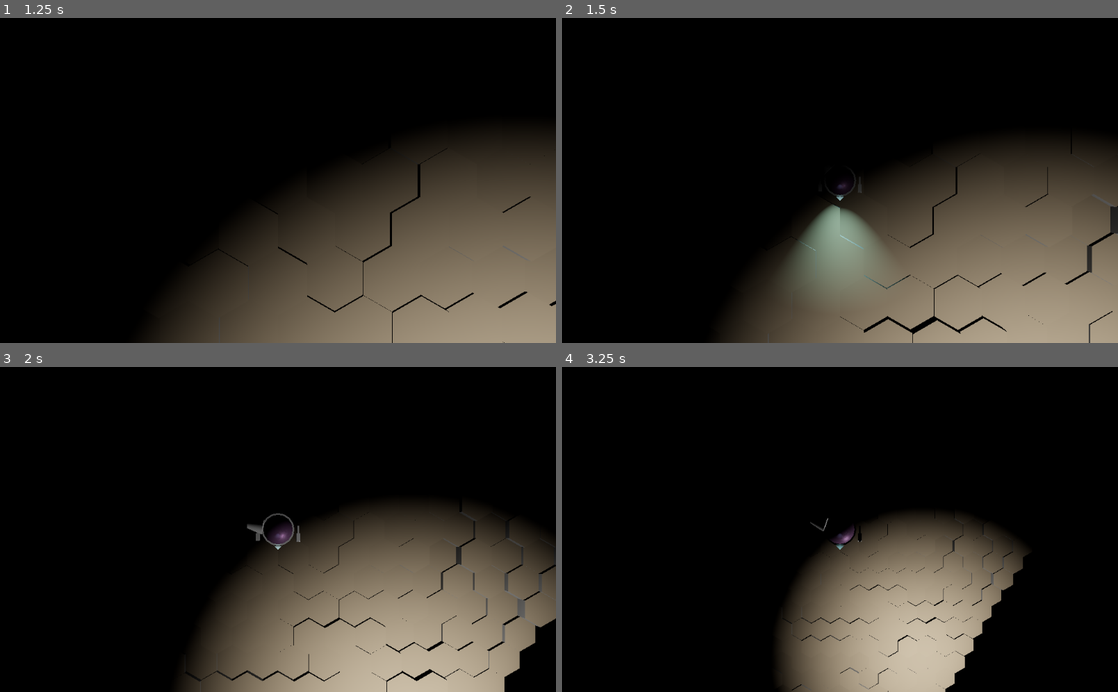
Above: before the commit, frames 1-4 (two rows, left to right).
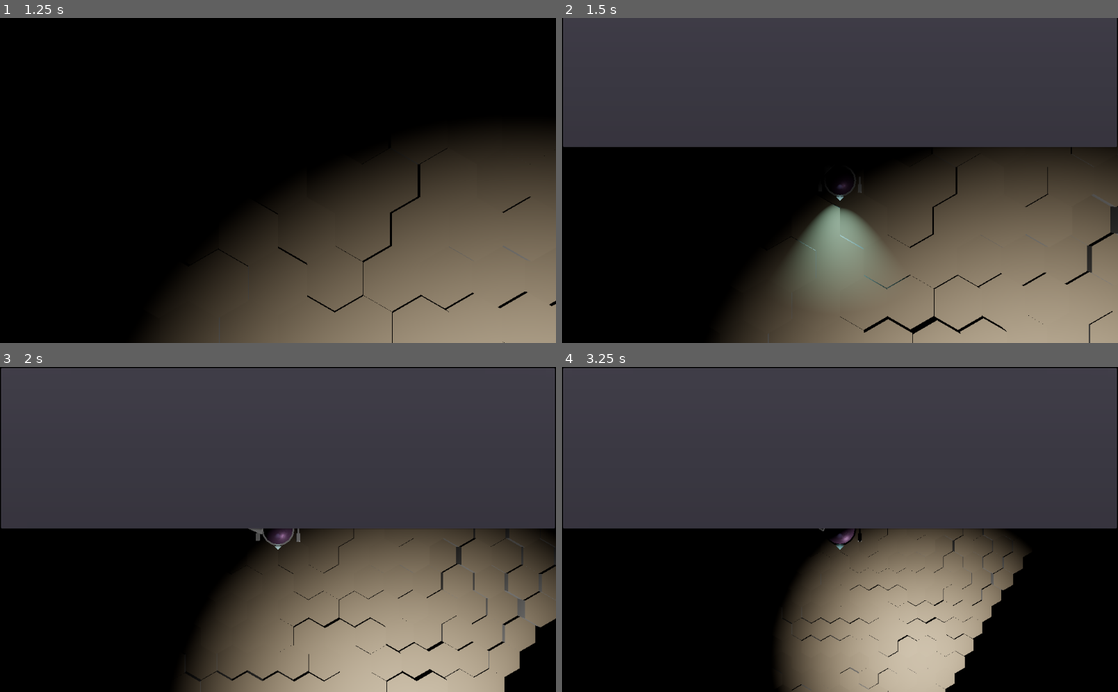
Above: after the commit, the same moments.

Repository: ObsidianBlk/Twin-Sticky
Game: Godot game, scene res://World.tscn
Two runs of this game, one before a commit and one after it. Both use one fixed random seed, a clock stepped at 60 frames per second and the inputs below.
Inputs:
- Up to frame 1 (1.25 s): click "Local Play" at 0.5 s
- Up to frame 2 (1.5 s): tap Enter at 1.25 s; hold D (booster_right) from 1.28 s (still down); hold ` (terminal, bound only after the commit) from 1.28 s (still down)
- Up to frame 3 (2 s): keep holding D (booster_right); keep holding ` (terminal, bound only after the commit); tap Space (booster_jump) at 1.52, 1.55, 1.82 s
- Up to frame 4 (3.25 s): release D (booster_right) at 2.03 s; release ` (terminal, bound only after the commit) at 2.03 s; hold S (booster_backward) 2.03-2.78 s; tap Space (booster_jump) at 2.1, 2.27, 2.57, 3.05 s; tap ` (terminal, bound only after the commit) at 2.3 s; hold D (booster_right) from 2.78 s (still down); hold ` (terminal, bound only after the commit) from 2.78 s (still down)

Frame 1 is identical in both runs. In frame 2, 40% of the frame differs, in the area x 0-100%, y 0-40%; in frame 3, 49%; in frame 4, 49%, in the area x 0-100%, y 0-50%.

Commit message:
Major network build. Players appear to spawn properly and sync (99% ish, lol). Added Terminal to view Log output (need work).

Diff:
--- a/Game/Game.gd
+++ b/Game/Game.gd
@@ -61,6 +61,17 @@
 	return ERR_DOES_NOT_EXIST
 
 # -----------------------------------------------------------------------------
+# Remote Methods
+# -----------------------------------------------------------------------------
+remotesync func r_spawn_projectile(projectile_name : String, position : Vector3, direction : Vector3) -> void:
+	if projectile_name in PROJECTILE:
+		var projectile = PROJECTILE[projectile_name].instance()
+		projectile.direction = direction
+		add_child(projectile)
+		projectile.global_transform.origin = position
+
+
+# -----------------------------------------------------------------------------
 # Public Methods
 # -----------------------------------------------------------------------------
 func spawn_player(pid : int, remote_pid : int) -> void:
@@ -100,9 +111,10 @@
 		booster.set_network_master(remote_pid)
 		tb.add_booster(booster)
 		if get_tree().has_network_peer():
-			if pid == 1 and remote_pid == get_tree().get_network_unique_id():
-				emit_signal("local_player_2", true)
-			rpc("r_announce_local_player", pid)
+			if remote_pid == get_tree().get_network_unique_id():
+				if pid == 1:
+					emit_signal("local_player_2", true)
+				Net.announce_local_player(pid)
 		elif pid == 1:
 			emit_signal("local_player_2", true)
 
@@ -120,8 +132,12 @@
 		nodes[0].queue_free()
 
 func _on_spawn_projectile(projectile_name : String, position : Vector3, direction : Vector3, trackbot : Spatial) -> void:
-	if projectile_name in PROJECTILE:
-		var projectile = PROJECTILE[projectile_name].instance()
-		projectile.direction = direction
-		add_child(projectile)
-		projectile.global_transform.origin = position
+	if get_tree().has_network_peer():
+		rpc("r_spawn_projectile", projectile_name, position, direction)
+	else:
+		r_spawn_projectile(projectile_name, position, direction)
+#	if projectile_name in PROJECTILE:
+#		var projectile = PROJECTILE[projectile_name].instance()
+#		projectile.direction = direction
+#		add_child(projectile)
+#		projectile.global_transform.origin = position
--- a/Objects/Projectiles/PlasmaBullet/PlasmaBullet.gd
+++ b/Objects/Projectiles/PlasmaBullet/PlasmaBullet.gd
@@ -50,10 +50,13 @@
 
 
 func _physics_process(delta : float) -> void:
-	global_transform.origin += direction * (speed * delta)
-	lifetime -= delta
-	if lifetime <= 0.0:
-		_Die()
+	if is_network_master():
+		global_transform.origin += direction * (speed * delta)
+		lifetime -= delta
+		if lifetime <= 0.0:
+			_Die()
+		else:
+			rpc("r_update", global_transform.origin)
 
 
 # ------------------------------------------------------------------------------
@@ -69,6 +72,17 @@
 	area_collision_node.shape.radius *= size
 
 func _Die() -> void:
+	if is_network_master():
+		rpc("r_Die")
+	r_Die()
+
+# ------------------------------------------------------------------------------
+# Remote Methods
+# ------------------------------------------------------------------------------
+puppet func r_update(position : Vector3) -> void:
+	global_transform.origin = position
+
+puppet func r_Die() -> void:
 	var parent = get_parent()
 	if parent:
 		parent.remove_child(self)
--- a/Objects/TrackBot/Booster.gd
+++ b/Objects/TrackBot/Booster.gd
@@ -24,6 +24,8 @@
 # ------------------------------------------------------------------------------
 # Variables
 # ------------------------------------------------------------------------------
+var _networked : bool = false
+
 var _target_facing : Vector3 = Vector3.FORWARD
 var _active : bool = false
 var _tween : Tween = null
@@ -60,7 +62,10 @@
 # Override Methods
 # ------------------------------------------------------------------------------
 func _ready() -> void:
-	if local_player_id <= 0:
+	_networked = get_tree().has_network_peer()
+#	if get_tree().has_network_peer():
+#		if get_tree().get_network_unique_id() != get_network_master():
+	if not is_network_master():
 		set_process_unhandled_input(false)
 	_tween = Tween.new()
 	add_child(_tween)
@@ -103,7 +108,7 @@
 		var target_position = transform.origin + _target_facing
 		var new_transform = transform.looking_at(target_position, Vector3.UP)
 		transform = transform.interpolate_with(new_transform, deg2rad(dps) * delta)
-		_EmitFacingChanged()
+		_on_facing_complete()
 
 # ------------------------------------------------------------------------------
 # Private Methods
@@ -115,29 +120,32 @@
 	emit_signal("booster_facing_changed", transform.basis.z)
 
 # ------------------------------------------------------------------------------
-# Public Methods
-# ------------------------------------------------------------------------------
-remotesync func set_facing(facing : Vector2) -> void:
+# Remote Methods
+# ------------------------------------------------------------------------------
+remotesync func r_emit_signal(sig_name : String, args : Array) -> void:
+	var sargs : Array = [sig_name]
+	sargs.append_array(args)
+	callv("emit_signal", sargs)
+
+
+remotesync func r_set_facing(facing : Vector2) -> void:
 	var _res : int = _tween.remove_all()
 	_active = false
 	_target_facing = Vector3(facing.x, 0.0, facing.y)
 	rotation.y = Vector3.FORWARD.angle_to(_target_facing)
 	emit_signal("booster_facing_changed", transform.basis.z)
 
-func get_facing() -> Vector3:
-	return transform.basis.z
-
-remotesync func face(facing : Vector2) -> void:
+remotesync func r_face(facing : Vector2) -> void:
 	if facing.length() > 0.5:
 		facing = facing.normalized()
 	else:
 		return
 	_target_facing = Vector3(facing.x, 0.0, facing.y)
 
-remotesync func facing_degrees(angle : float) -> void:
+remotesync func r_facing_degrees(angle : float) -> void:
 	_target_facing = Vector3.FORWARD.rotated(Vector3.UP, deg2rad(angle))
 
-remotesync func boost(amount : float) -> void:
+remotesync func r_boost(amount : float) -> void:
 	amount = max(0.0, min(1.0, amount))
 	if amount < BOOST_POWER_THRESHOLD:
 		_active = false
@@ -146,8 +154,42 @@
 		_active = true
 		emit_signal("booster_ignited", strength * amount)
 
-remotesync func jump() -> void:
-	emit_signal("booster_jump", jump_strength)
+# ------------------------------------------------------------------------------
+# Public Methods
+# ------------------------------------------------------------------------------
+func set_facing(facing : Vector2) -> void:
+	if _networked:
+		rpc("r_set_facing", facing)
+	else:
+		r_set_facing(facing)
+
+
+func get_facing() -> Vector3:
+	return transform.basis.z
+
+func face(facing : Vector2) -> void:
+	if _networked:
+		rpc("r_face", facing)
+	else:
+		r_face(facing)
+
+func facing_degrees(angle : float) -> void:
+	if _networked:
+		rpc("r_facing_degrees", angle)
+	else:
+		r_facing_degrees(angle)
+
+func boost(amount : float) -> void:
+	if _networked:
+		rpc("r_boost", amount)
+	else:
+		r_boost(amount)
+
+func jump() -> void:
+	if _networked:
+		rpc("r_emit_signal", "booster_jump", [jump_strength])
+	else:
+		emit_signal("booster_jump", jump_strength)
 
 func is_boosting() -> bool:
 	return _active
@@ -160,5 +202,8 @@
 # ------------------------------------------------------------------------------
 # Handler Methods
 # ------------------------------------------------------------------------------
-remotesync func _on_facing_complete() -> void:
-	emit_signal("booster_facing_changed", transform.basis.z)
+func _on_facing_complete() -> void:
+	if _networked:
+		rpc("r_emit_signal", "booster_facing_changed", [transform.basis.z])
+	else:
+		emit_signal("booster_facing_changed", transform.basis.z)
--- a/Objects/TrackBot/TrackBot.gd
+++ b/Objects/TrackBot/TrackBot.gd
@@ -45,6 +45,9 @@
 # Override Methods
 # ------------------------------------------------------------------------------
 func _ready() -> void:
+	if not is_network_master():
+		mode = MODE_KINEMATIC
+
 	_hp = max_hp
 	if ball_node.get_surface_material_count() > 0:
 		var material : Material = ball_node.get_surface_material(0)
@@ -52,13 +55,15 @@
 			_base_color = material.get_shader_param("Color")
 
 func _physics_process(delta : float) -> void:
-	if _boost_strength > 0.0:
-		apply_central_impulse(_boost_direction * _boost_strength * delta)
-	if _boost_jump_strength > 0.0:
-		if groundcast_node.is_colliding():
-			apply_central_impulse(Vector3.UP * _boost_jump_strength)
-		_boost_jump_strength = 0.0
-	hat_node.transform.basis = Basis(transform.basis.get_rotation_quat().inverse())
+	if is_network_master():
+		if _boost_strength > 0.0:
+			apply_central_impulse(_boost_direction * _boost_strength * delta)
+		if _boost_jump_strength > 0.0:
+			if groundcast_node.is_colliding():
+				apply_central_impulse(Vector3.UP * _boost_jump_strength)
+			_boost_jump_strength = 0.0
+		hat_node.transform.basis = Basis(transform.basis.get_rotation_quat().inverse())
+		rpc("r_update", transform.origin, transform.basis)
 
 # ------------------------------------------------------------------------------
 # Private Methods
@@ -79,6 +84,14 @@
 		var material = ball_node.get_active_material(0)
 		if material is ShaderMaterial:
 			material.set_shader_param("Color", color)
+
+# ------------------------------------------------------------------------------
+# Remote Methods
+# ------------------------------------------------------------------------------
+puppet func r_update(pos : Vector3, basis : Basis) -> void:
+	transform.origin = pos
+	transform.basis = basis
+	hat_node.transform.basis = Basis(basis.get_rotation_quat().inverse())
 
 # ------------------------------------------------------------------------------
 # Public Methods
@@ -145,6 +158,7 @@
 	return _weaponmount_node.unmount_item(id)
 
 func hit(dmg : float, knockback : Vector3) -> void:
+	# TODO: Make this network aware!
 	if _hp > 0.0:
 		_hp -= dmg
 		print("HP: ", _hp)
@@ -159,6 +173,7 @@
 			apply_central_impulse(knockback)
 
 func revive() -> void:
+	# TODO: Make this network aware!
 	_hp = max_hp
 	if _weaponmount_node:
 		_weaponmount_node.lock_player_control(false)
--- a/Objects/TrackBot/WeaponMount.gd
+++ b/Objects/TrackBot/WeaponMount.gd
@@ -16,6 +16,7 @@
 # ------------------------------------------------------------------------------
 # Variables
 # ------------------------------------------------------------------------------
+var _networked : bool = false
 var _target_facing : Vector3 = Vector3.FORWARD
 var _mounted_items : Dictionary = {}
 
@@ -38,7 +39,8 @@
 # Override Methods
 # ------------------------------------------------------------------------------
 func _ready() -> void:
-	if local_player_id <= 0:
+	_networked = get_tree().has_network_peer()
+	if not is_network_master():
 		set_process_unhandled_input(false)
 
 func _unhandled_input(event : InputEvent) -> void:
@@ -79,35 +81,57 @@
 
 
 # ------------------------------------------------------------------------------
-# Private Methods
+# Romote Methods
 # ------------------------------------------------------------------------------
-
-
-
-# ------------------------------------------------------------------------------
-# Public Methods
-# ------------------------------------------------------------------------------
-remotesync func fire(id) -> void:
+remotesync func r_fire(id) -> void:
 	if id in _mounted_items:
 		if _mounted_items[id].has_method("fire"):
 			_mounted_items[id].fire()
 
-remotesync func set_facing(facing : Vector2) -> void:
+remotesync func r_set_facing(facing : Vector2) -> void:
 	_target_facing = Vector3(facing.x, 0.0, facing.y)
 	rotation.y = Vector3.FORWARD.angle_to(_target_facing)
 
-func get_facing() -> Vector3:
-	return transform.basis.z
-
-remotesync func face(facing : Vector2) -> void:
+remotesync func r_face(facing : Vector2) -> void:
 	if facing.length() > 0.5:
 		facing = facing.normalized()
 	else:
 		return
 	_target_facing = Vector3(facing.x, 0.0, facing.y)
 
-remotesync func facing_degrees(angle : float) -> void:
+remotesync func r_facing_degrees(angle : float) -> void:
 	_target_facing = Vector3.FORWARD.rotated(Vector3.UP, deg2rad(angle))
+
+# ------------------------------------------------------------------------------
+# Public Methods
+# ------------------------------------------------------------------------------
+func fire(id) -> void:
+	if _networked:
+		rpc("r_fire", id)
+	else:
+		r_fire(id)
+
+func set_facing(facing : Vector2) -> void:
+	if _networked:
+		rpc("r_set_facing", facing)
+	else:
+		r_set_facing(facing)
+
+
+func get_facing() -> Vector3:
+	return transform.basis.z
+
+func face(facing : Vector2) -> void:
+	if _networked:
+		rpc("r_face", facing)
+	else:
+		r_face(facing)
+
+func facing_degrees(angle : float) -> void:
+	if _networked:
+		rpc("r_facing_degrees", angle)
+	else:
+		r_facing_degrees(angle)
 
 func item_mounted(id : int) -> bool:
 	return id in _mounted_items
--- a/Scripts/Auto/Net.gd
+++ b/Scripts/Auto/Net.gd
@@ -58,6 +58,7 @@
 # Override Methods
 # -----------------------------------------------------------------------------
 func _ready() -> void:
+	print(get_path())
 	var st : SceneTree = get_tree()
 	st.connect("network_peer_connected", self, "_on_network_peer_connected")
 	st.connect("network_peer_disconnected", self, "_on_network_peer_disconnected")
@@ -149,21 +150,29 @@
 	else:
 		rpc_id(1, "r_receive_data", data, to_id)
 
+func announce_local_player(pid : int) -> void:
+	rpc("r_announce_local_player", pid)
+
 # -----------------------------------------------------------------------------
 # Remote Methods
 # -----------------------------------------------------------------------------
-remotesync func r_ready_network() -> void:
+remote func r_ready_network() -> void:
+	Log.debug("Who am I: %s"%[get_tree().get_network_unique_id()])
 	emit_signal("add_game_world")
 	rpc_id(1, "r_network_readied")
 
 remote func r_network_readied() -> void:
 	pass
 
-remote func r_announce_local_player(pid : int) -> void:
+remotesync func r_announce_local_player(pid : int) -> void:
+	var id = get_tree().get_network_unique_id()
 	var remote_pid = get_tree().get_rpc_sender_id()
+	Log.debug("[r_announce_local_player] Who am I: %s"%[id])
+	Log.debug("[r_announce_local_player] Sender: %s"%[remote_pid])
 	if remote_pid in _players:
 		_players[remote_pid]["local_%s"%[pid + 1]] = true
 	if remote_pid != get_tree().get_network_unique_id():
+		Log.debug("[r_announce_local_player] Adding Player for %s"%[remote_pid])
 		emit_signal("add_player", pid, remote_pid)
 
 #remote func r_register_player_profile(profile : Dictionary) -> void:
@@ -197,7 +206,8 @@
 		Log.warning("Client ID %d already exists."%[id])
 	Log.info("New client connected, %d"%[id])
 	_players[id] = {"local_1":false, "local_2":false}
-	rpc_id(id, "r_ready_network")
+	if get_tree().get_network_unique_id() == 1:
+		rpc_id(id, "r_ready_network")
 
 func _on_network_peer_disconnected(id : int) -> void:
 	if id != get_tree().get_network_unique_id():
--- a/UI/BaseUI.gd
+++ b/UI/BaseUI.gd
@@ -19,5 +19,4 @@
 # Handler Methods
 # ------------------------------------------------------------------------------
 func _on_menu_requested(menu_name : String) -> void:
-	print("Menu Requested : ", menu_name)
 	visible = (menu_name == name)
--- /dev/null
+++ b/UI/Terminal/Terminal.gd
@@ -0,0 +1,162 @@
+extends "res://UI/BaseUI.gd"
+
+
+# -----------------------------------------------------------------------------
+# Signals
+# -----------------------------------------------------------------------------
+
+# -----------------------------------------------------------------------------
+# Export Variables
+# -----------------------------------------------------------------------------
+export var slide_out : bool = true
+export var slide_duration : float = 0.25		setget set_slide_duration
+export var print_to_console : bool = false
+
+export var text_color : Color = Color.gray
+export var timestamp_color : Color = Color.blanchedalmond
+export var info_color : Color = Color.cadetblue
+export var debug_color : Color = Color.coral
+export var warning_color : Color = Color.darkorange
+export var error_color : Color = Color.crimson
+
+# -----------------------------------------------------------------------------
+# Variables
+# -----------------------------------------------------------------------------
+var _on_screen : bool = false
+var _entry_handled : bool = false
+
+# -----------------------------------------------------------------------------
+# Onready Variables
+# -----------------------------------------------------------------------------
+onready var tween_node : Tween = $Tween
+onready var rtl_node : RichTextLabel = $RichTextLabel
+
+# -----------------------------------------------------------------------------
+# Setters / Getters
+# -----------------------------------------------------------------------------
+func set_slide_duration(d : float) -> void:
+	if d >= 0.0:
+		slide_duration = d
+
+# -----------------------------------------------------------------------------
+# Override Methods
+# -----------------------------------------------------------------------------
+func _ready() -> void:
+	connect("resized", self, "_on_resized")
+	Log.connect("entry_logged", self, "_on_entry_logged")
+	Log.connect("log_changed", self, "_on_log_changed")
+	_UpdateSizePosition(OS.window_size)
+
+
+# -----------------------------------------------------------------------------
+# Private Methods
+# -----------------------------------------------------------------------------
+func _UpdateSizePosition(win_size : Vector2) -> void:
+	if tween_node.is_active():
+		var dest : Vector2 = Vector2.ZERO if _on_screen else Vector2(0, -rect_min_size.y)
+		var dist : float = dest.distance_to(rect_position)
+		var trans_percent : float = dist / rect_min_size.y
+
+		rect_min_size = Vector2(win_size.x, win_size.y * 0.5)
+		rect_position = Vector2(0, -(rect_min_size.y * trans_percent))
+		dest = Vector2.ZERO if _on_screen else Vector2(0, -rect_min_size.y)
+
+		var dur : float = slide_duration * (1.0 - trans_percent)
+		tween_node.reset_all()
+		tween_node.interpolate_property(
+			self, "rect_position",
+			rect_position, dest,
+			dur,
+			Tween.TRANS_LINEAR, Tween.EASE_IN_OUT
+		)
+		tween_node.start()
+	else:
+		rect_min_size = Vector2(win_size.x, win_size.y * 0.5)
+		rect_position = Vector2.ZERO if _on_screen else Vector2(0, -rect_min_size.y)
+		print("Size: ", rect_min_size)
+
+func _ToggleOnScreen(instant : bool = false) -> void:
+	if instant:
+		tween_node.stop_all()
+		rect_position = Vector2.ZERO if not _on_screen else Vector2(0, -rect_min_size.y)
+		_on_screen = not _on_screen
+	else:
+		var trans_percent : float = 0.0
+		if tween_node.is_active():
+			var dest : Vector2 = Vector2.ZERO if _on_screen else Vector2(0, -rect_min_size.y)
+			var dist : float = dest.distance_to(rect_position)
+			trans_percent = dist / rect_min_size.y
+
+		var dur : float = slide_duration * (1.0 - trans_percent)
+		var dest : Vector2 = Vector2.ZERO if not _on_screen else Vector2(0, -rect_min_size.y)
+		tween_node.reset_all()
+		tween_node.interpolate_property(
+			self, "rect_position",
+			rect_position, dest,
+			dur,
+			Tween.TRANS_LINEAR, Tween.EASE_IN_OUT
+		)
+		tween_node.start()
+		_on_screen = not _on_screen
+
+func _GetPriorityColor(p : int) -> Color:
+	match p:
+		1: # Info
+			return info_color
+		2: # Debug
+			return debug_color
+		4: # Warning
+			return warning_color
+		8: # Error
+			return error_color
+	return text_color
+
+func _Print(entry : Dictionary) -> void:
+	var time : Dictionary = OS.get_datetime_from_unix_time(entry.timestamp)
+	var timestr : String = "{hour}:{minute}:{second}".format(time)
+	if print_to_console:
+		if entry.priority == Log.PRIORITY.Warning or entry.priority == Log.PRIORITY.Error:
+			printerr("[", timestr, "] ", entry.priority_name, ": ", entry.message)
+		else:
+			print("[", timestr, "] ", entry.priority_name, ": ", entry.message)
+	if rtl_node.get_line_count() > 0:
+		rtl_node.newline()
+	rtl_node.push_color(text_color)
+	rtl_node.add_text("[")
+	rtl_node.push_color(timestamp_color)
+	rtl_node.add_text(timestr)
+	rtl_node.push_color(text_color)
+	rtl_node.add_text("] ")
+	rtl_node.push_color(_GetPriorityColor(entry.priority))
+	rtl_node.add_text(entry.priority_name + ": ")
+	rtl_node.push_color(text_color)
+	rtl_node.add_text(entry.message)
+	if rtl_node.get_line_count() > Log.get_max_entries():
+		rtl_node.remove_line(0)
+
+
+
+# -----------------------------------------------------------------------------
+# Handler Methods
+# -----------------------------------------------------------------------------
+func _on_resized() -> void:
+	_UpdateSizePosition(OS.window_size)
+
+func _on_entry_logged(entry : Dictionary) -> void:
+	_Print(entry)
+	_entry_handled = true
+
+func _on_log_changed() -> void:
+	if not _entry_handled:
+		rtl_node.clear()
+		var sf : bool = rtl_node.scroll_following
+		rtl_node.scroll_following = true
+		for entry in Log.get_entries():
+			_Print(entry)
+		rtl_node.scroll_following = sf
+	else:
+		_entry_handled = false
+
+func _on_menu_requested(ui_name : String) -> void:
+	if self.name == ui_name:
+		_ToggleOnScreen()
--- /dev/null
+++ b/UI/Terminal/Terminal.tscn
@@ -0,0 +1,19 @@
+[gd_scene load_steps=2 format=2]
+
+[ext_resource path="res://UI/Terminal/Terminal.gd" type="Script" id=1]
+
+[node name="Terminal" type="PanelContainer"]
+anchor_right = 1.0
+margin_bottom = 14.0
+script = ExtResource( 1 )
+
+[node name="RichTextLabel" type="RichTextLabel" parent="."]
+margin_left = 7.0
+margin_top = 7.0
+margin_right = 1913.0
+margin_bottom = 7.0
+size_flags_horizontal = 3
+size_flags_vertical = 3
+bbcode_enabled = true
+
+[node name="Tween" type="Tween" parent="."]
--- a/World.gd
+++ b/World.gd
@@ -59,6 +59,8 @@
 
 	if event.is_action_pressed("ui_cancel"):
 		ui.show_menu("MainMenu")
+	elif event.is_action_pressed("terminal"):
+		ui.show_menu("Terminal")
 	else:
 		if event is InputEventKey:
 			if not _KeyboardDeviceInUse():
--- a/World.tscn
+++ b/World.tscn
@@ -1,10 +1,11 @@
-[gd_scene load_steps=6 format=2]
+[gd_scene load_steps=7 format=2]
 
 [ext_resource path="res://UI/Network/Network.tscn" type="PackedScene" id=1]
 [ext_resource path="res://World.gd" type="Script" id=2]
 [ext_resource path="res://Objects/TopDownCamera/TopDownCamera.tscn" type="PackedScene" id=3]
 [ext_resource path="res://UI/MainMenu/MainMenu.tscn" type="PackedScene" id=4]
 [ext_resource path="res://UI/UI.gd" type="Script" id=5]
+[ext_resource path="res://UI/Terminal/Terminal.tscn" type="PackedScene" id=6]
 
 [node name="World" type="Node2D"]
 script = ExtResource( 2 )
@@ -77,6 +78,9 @@
 [node name="Network" parent="UI" instance=ExtResource( 1 )]
 visible = false
 
+[node name="Terminal" parent="UI" instance=ExtResource( 6 )]
+mouse_filter = 2
+
 [connection signal="local_start" from="UI/MainMenu" to="." method="_on_MainMenu_local_start"]
 [connection signal="online_start" from="UI/MainMenu" to="." method="_on_MainMenu_online_start"]
 [connection signal="quit" from="UI/MainMenu" to="." method="_on_MainMenu_quit"]
--- a/project.godot
+++ b/project.godot
@@ -46,6 +46,12 @@
 "deadzone": 0.5,
 "events": [ Object(InputEventKey,"resource_local_to_scene":false,"resource_name":"","device":0,"alt":false,"shift":false,"control":false,"meta":false,"command":false,"pressed":false,"scancode":16777217,"physical_scancode":0,"unicode":0,"echo":false,"script":null)
 , Object(InputEventJoypadButton,"resource_local_to_scene":false,"resource_name":"","device":0,"button_index":10,"pressure":0.0,"pressed":false,"script":null)
+ ]
+}
+terminal={
+"deadzone": 0.5,
+"events": [ Object(InputEventKey,"resource_local_to_scene":false,"resource_name":"","device":0,"alt":false,"shift":false,"control":false,"meta":false,"command":false,"pressed":false,"scancode":0,"physical_scancode":96,"unicode":0,"echo":false,"script":null)
+, Object(InputEventKey,"resource_local_to_scene":false,"resource_name":"","device":0,"alt":false,"shift":false,"control":false,"meta":false,"command":false,"pressed":false,"scancode":0,"physical_scancode":16777218,"unicode":0,"echo":false,"script":null)
  ]
 }
 booster_left={
